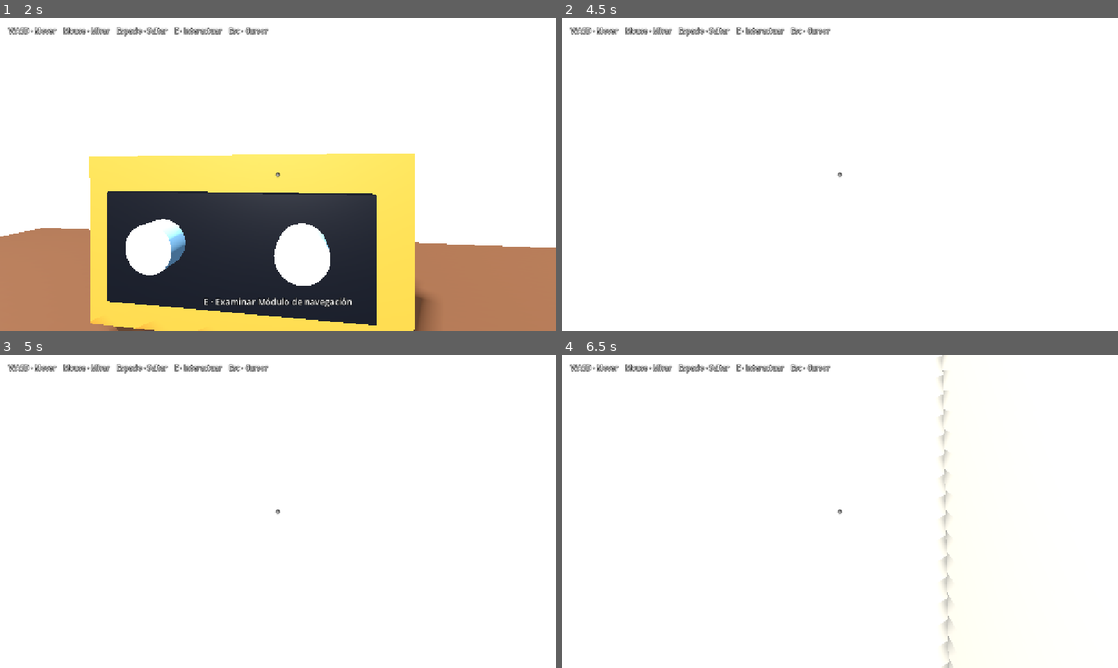
Above: before the commit, frames 1-4 (two rows, left to right).
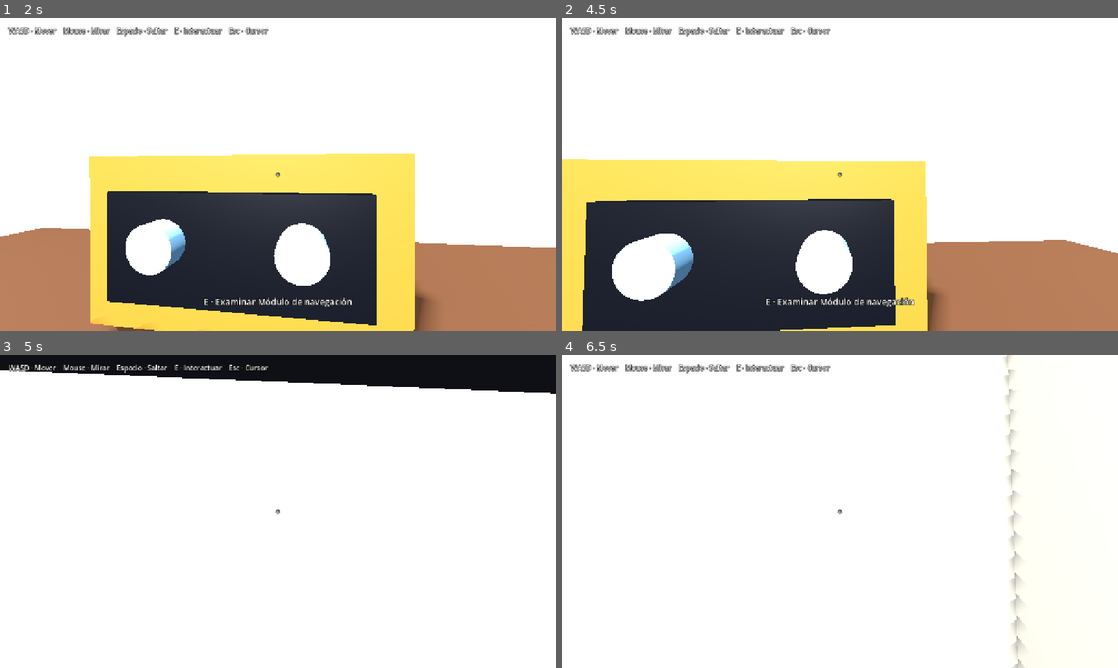
Above: after the commit, the same moments.

Repository: IDozy/starlightlegacy
Game: Godot game, scene res://scenes/main/main.tscn
Same seed, same stepped clock (60 frames per second), same inputs: the game is played once before the commit and once after it.
Inputs (mouse positions are in pixels of both pictures, inside the frame that each line leads up to):
- Up to frame 1 (2 s): tap Enter at 0.5, 1.35 s; move the mouse to (305, 174) at 0.52 s; hold W from 0.53 s (still down); tap E at 0.6 s; click (305, 174) at 0.67 s; tap Space at 0.77, 1.52 s; move the mouse to (250, 174) at 1.27 s
- Up to frame 2 (4.5 s): keep holding W; move the mouse to (851, 168) at 2.02 s; tap K at 2.1, 4.35 s; tap Space at 2.75, 3.02, 3.77 s; move the mouse to (834, 180) at 2.77 s; tap E at 2.85 s; click (834, 180) at 2.92 s; move the mouse to (878, 177) at 3.52 s; tap Enter at 3.6 s; move the mouse to (795, 171) at 4.27 s
- Up to frame 3 (5 s): keep holding W; tap Space at 4.52 s
- Up to frame 4 (6.5 s): move the mouse to (845, 511) at 5.02 s; tap E at 5.1 s; click (845, 511) at 5.17 s; tap Enter at 5.75, 5.85 s; move the mouse to (817, 505) at 5.77 s; release W at 5.78 s; hold D from 5.78 s (still down); tap Space at 6.02 s

Frame 1 is identical in both runs. In frame 2, 42% of the frame differs, in the area x 0-100%, y 45-100%; in frame 3, 8.3%; in frame 4, 1.7%.

Commit message:
feat: register knowledge from inspected objects

Diff:
--- a/scenes/player/player.gd
+++ b/scenes/player/player.gd
@@ -21,6 +21,7 @@
 
 
 func _ready() -> void:
+	add_to_group("player_controller")
 	interaction_ray.target_position = Vector3(0.0, 0.0, -interaction_distance)
 	_capture_mouse()
 
@@ -101,6 +102,10 @@
 		_set_current_interactable(null)
 
 
+func can_open_knowledge() -> bool:
+	return not _control_locked and not _is_inspecting
+
+
 func start_inspection(interactable: Node) -> void:
 	if _is_inspecting or interactable == null:
 		return
@@ -132,6 +137,7 @@
 	if interactable.has_method("get_inspection_description"):
 		description = str(interactable.call("get_inspection_description"))
 
+	_register_discovery(interactable)
 	inspection_state_changed.emit(true, title, description)
 
 
@@ -199,6 +205,27 @@
 		interaction_prompt_changed.emit(str(_current_interactable.call("get_interaction_prompt")))
 
 
+func _register_discovery(interactable: Node) -> void:
+	if not interactable.has_method("get_discovery_data"):
+		return
+
+	var discovery = interactable.call("get_discovery_data")
+	if not (discovery is Dictionary) or discovery.is_empty():
+		return
+
+	var registry := get_node_or_null("/root/KnowledgeRegistry")
+	if registry == null or not registry.has_method("register_discovery"):
+		return
+
+	registry.call(
+		"register_discovery",
+		str(discovery.get("id", "")),
+		str(discovery.get("title", "Descubrimiento")),
+		str(discovery.get("category", "Conocimiento")),
+		str(discovery.get("summary", ""))
+	)
+
+
 func _capture_mouse() -> void:
 	Input.set_mouse_mode(Input.MOUSE_MODE_CAPTURED)
 
